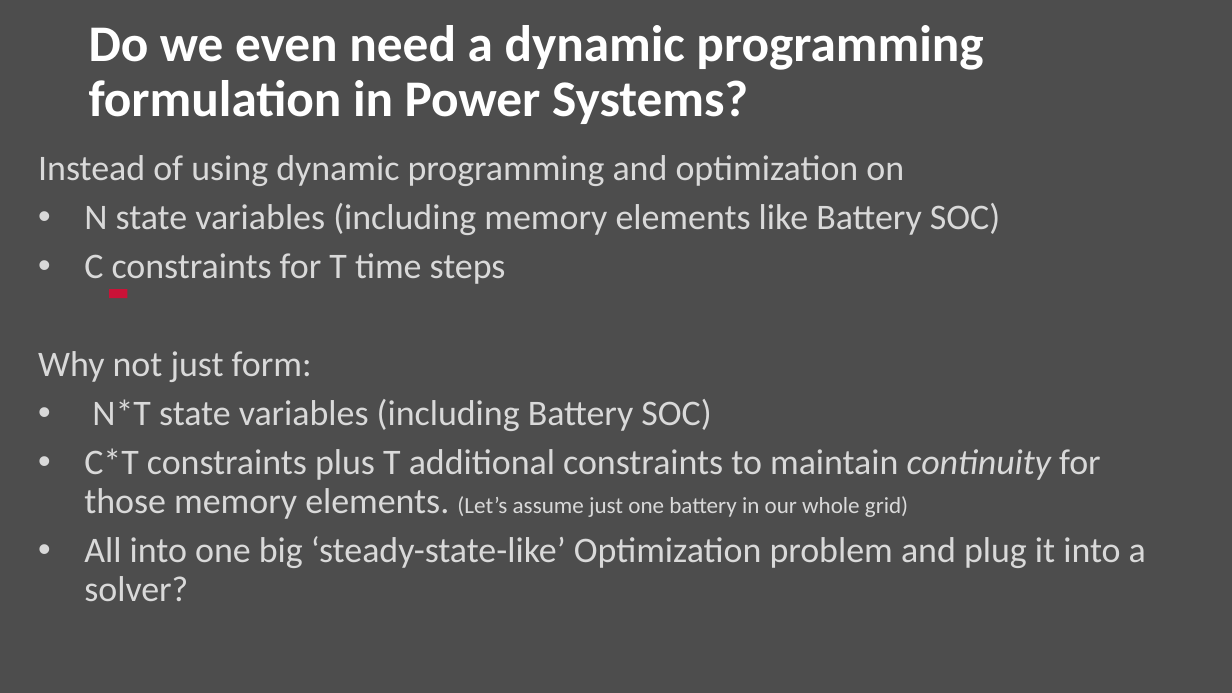
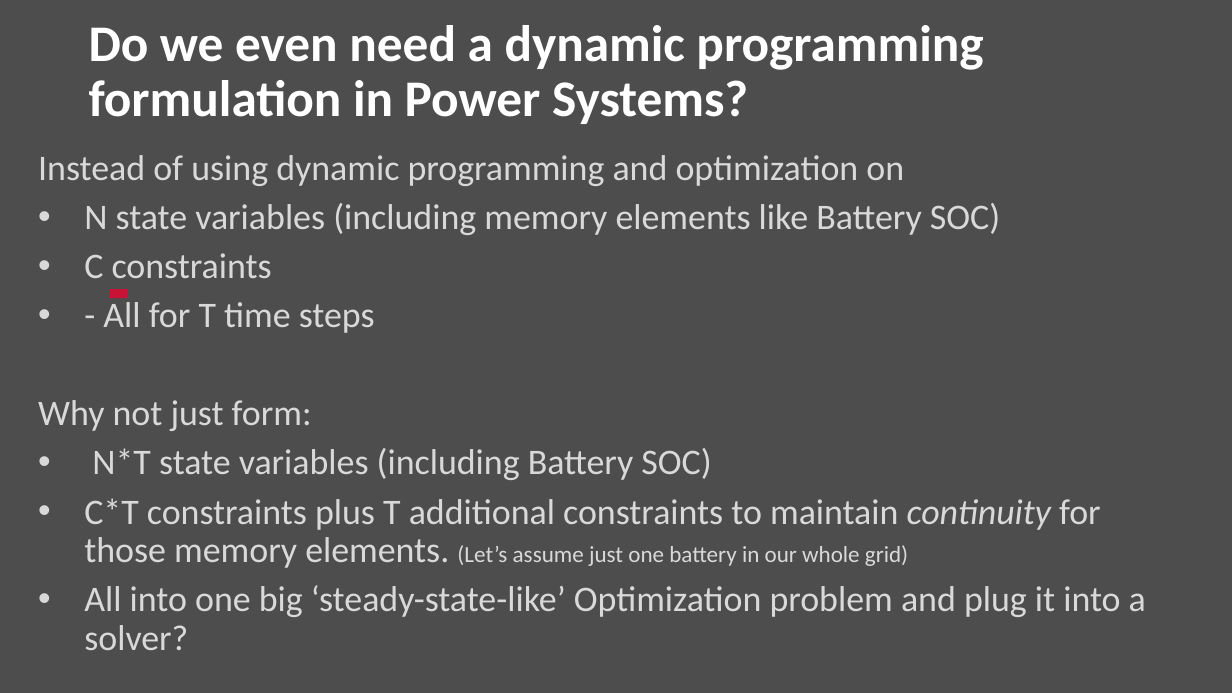
Before and after one commit to Realife-Brahmin/OriginalDocsHub, a slide deck: slide 8 of research_showcase/dynamicProgramming_aryan_ritwajeet_jha.pptx (slide 7 before the commit). Drawn at 1232x693 pixels with LibreOffice and Linux fonts; fonts in the diff are those of the drawing; background and template pictures are left out. Boxes give left, top, right and bottom in pixels: in the first picture for what was removed or moved away, otherwise in the second. Text is boxed around its words. In the diff, an @@ line names an element or a change of style, - is before the commit and + after.

```diff
--- a/research_showcase/dynamicProgramming_aryan_ritwajeet_jha.pptx
+++ b/research_showcase/dynamicProgramming_aryan_ritwajeet_jha.pptx
@@ text at (84, 253, 375, 333): text changed @@
-• C constraints for T time steps
+• C constraints
+• - All for T time steps
```
Also in this commit, not shown: 1 other slide changed, 1 slide added.
